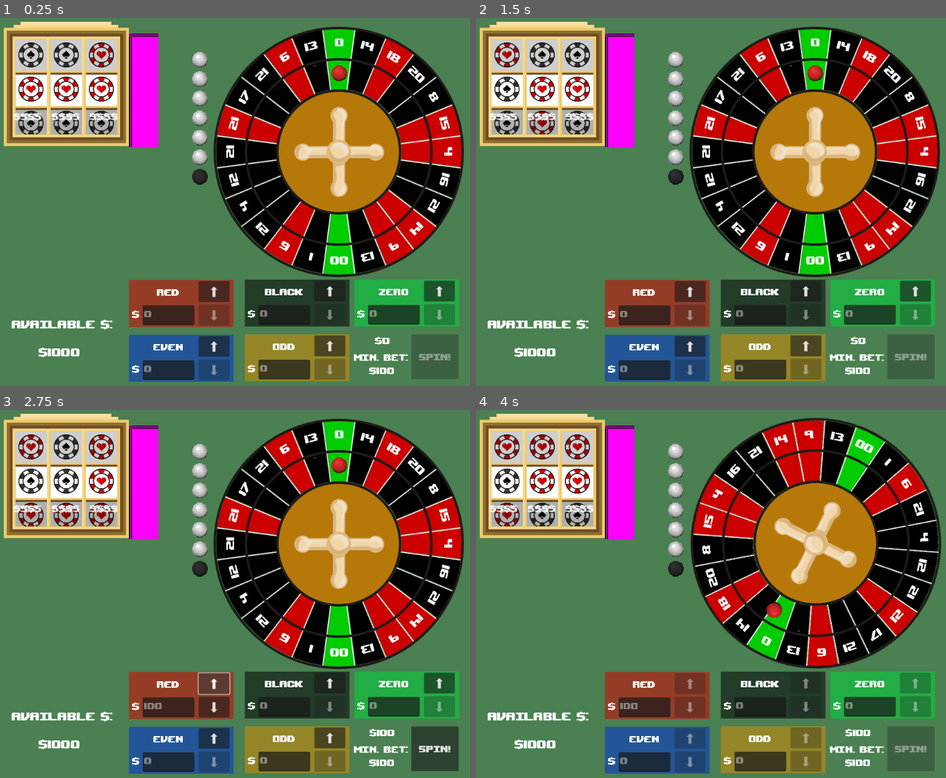
Above: before the commit, frames 1-4 (two rows, left to right).
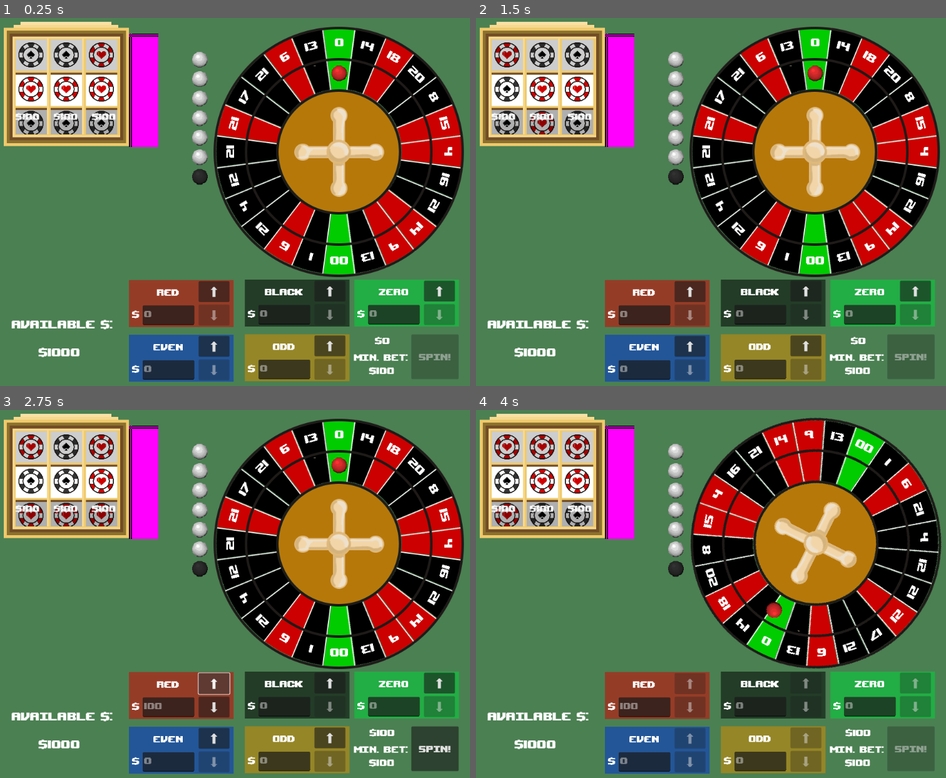
Above: after the commit, the same moments.

Repository: RossRKK/gmtk-game-jam-2025
Game: Godot game, scene res://scenes/roulette_scene.tscn
Two runs of this game, one before a commit and one after it. Both use one fixed random seed, a clock stepped at 60 frames per second and the inputs below. Sound files missing from this copy of the repository are replaced by a short silence.
Inputs (mouse positions are in pixels of both pictures, inside the frame that each line leads up to):
- Up to frame 1 (0.25 s): no input
- Up to frame 2 (1.5 s): click (621, 91) at 0.5 s; click (621, 91) at 1.25 s
- Up to frame 3 (2.75 s): click "⬆" at 2 s
- Up to frame 4 (4 s): click "Spin!" at 2.75 s; click (508, 479) at 3.52 s

The runs differ from the first frame. In frame 1, 0.2% of the frame differs, in the area x 2-26%, y 25-28%; in frame 2, 0.2%; in frame 3, 0.2%; in frame 4, 0.2%.

Commit message:
Fixed slot machine labels

Diff:
--- a/scripts/slot_machine.gd
+++ b/scripts/slot_machine.gd
@@ -21,12 +21,12 @@
 	update_labels()
 
 func update_labels() -> void:
-	if $Backdrop/LeftLabel and $Backdrop/LeftSlotMachineColumn:
-		$Backdrop/LeftLabel.text = "$%d" % $Backdrop/LeftSlotMachineColumn.get_active_power_up().price()
-	if $Backdrop/MiddleLabel and $Backdrop/MiddleSlotMachineColumn:
-		$Backdrop/MiddleLabel.text = "$%d" % $Backdrop/MiddleSlotMachineColumn.get_active_power_up().price()
-	if $Backdrop/RightLabel and $Backdrop/RightSlotMachineColumn:
-		$Backdrop/RightLabel.text = "$%d" % $Backdrop/RightSlotMachineColumn.get_active_power_up().price()
+	if $LeftLabel and $Backdrop/LeftSlotMachineColumn and $Backdrop/LeftSlotMachineColumn.get_active_power_up():
+		$LeftLabel.text = "$%d" % $Backdrop/LeftSlotMachineColumn.get_active_power_up().price()
+	if $MiddleLabel and $Backdrop/MiddleSlotMachineColumn and $Backdrop/MiddleSlotMachineColumn.get_active_power_up():
+		$MiddleLabel.text = "$%d" % $Backdrop/MiddleSlotMachineColumn.get_active_power_up().price()
+	if $RightLabel and $Backdrop/RightSlotMachineColumn and $Backdrop/RightSlotMachineColumn.get_active_power_up():
+		$RightLabel.text = "$%d" % $Backdrop/RightSlotMachineColumn.get_active_power_up().price()
 
 
 func _process(delta: float) -> void:
--- a/slot_machine_column.gd
+++ b/slot_machine_column.gd
@@ -37,6 +37,7 @@
 		add_child(power_up)
 
 	set_power_up_ui_states()
+	power_ups_have_changed.emit()
 
 # Called when the node enters the scene tree for the first time.
 func _ready() -> void:
